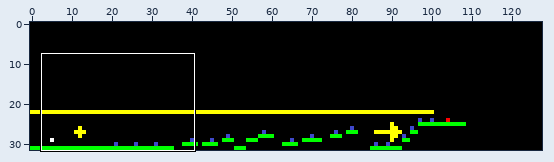
Sprite sheet, stored at my-gdx-game-desktop/bin/levels/level-02.png. The picture above shows the old version from afar; the outline marks the close-up.
Close-up. Old version:
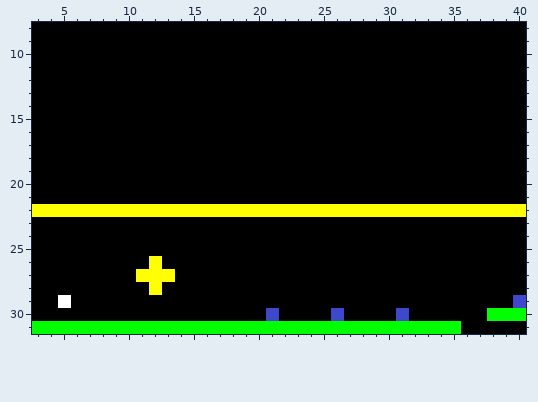
The file is 128x32 pixels. Shown: x 3..40, y 8..31.
Now the later version:
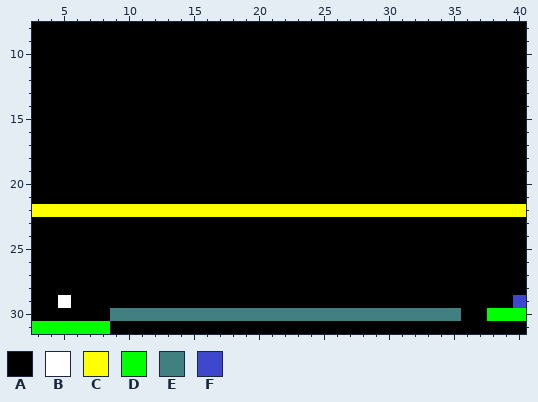
Palette (. is transparent): A #000000  B #ffffff  C #ffff00  D #00ff00  E #408080  F #3f48cc
Edits made:
y 26: x 12 C -> A
y 27: x 11..13 CCC -> AAA
y 28: x 12 C -> A
y 30: x 9..35 AAAAAAAAAAAAFAAAAFAAAAFAAAA -> EEEEEEEEEEEEEEEEEEEEEEEEEEE
y 31: x 9..35 DDDDDDDDDDDDDDDDDDDDDDDDDDD -> AAAAAAAAAAAAAAAAAAAAAAAAAAA
Boxes around the changes in both close-ups, in picture pixels (x1, y1, x2, y2):
changed: (110, 256, 461, 334)
